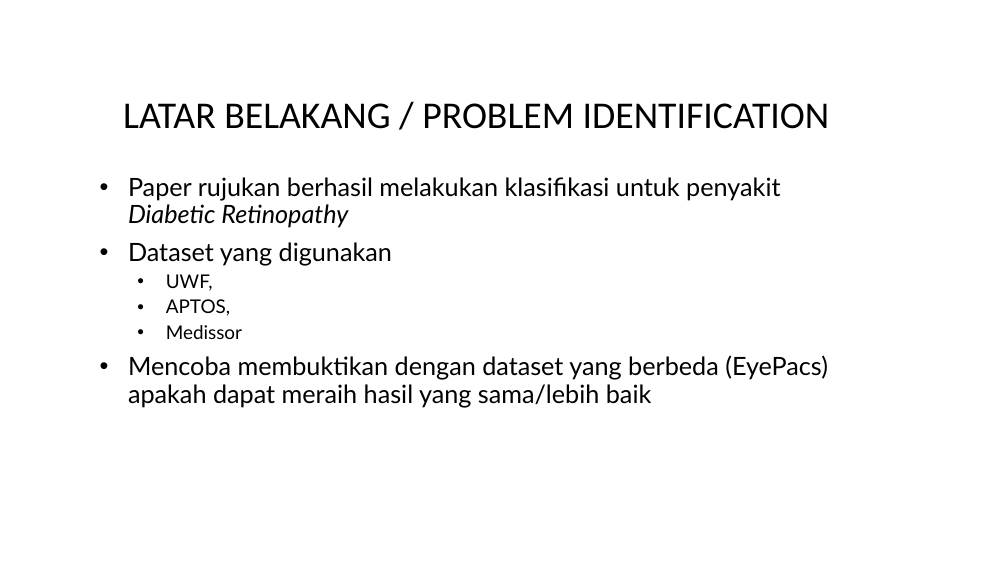
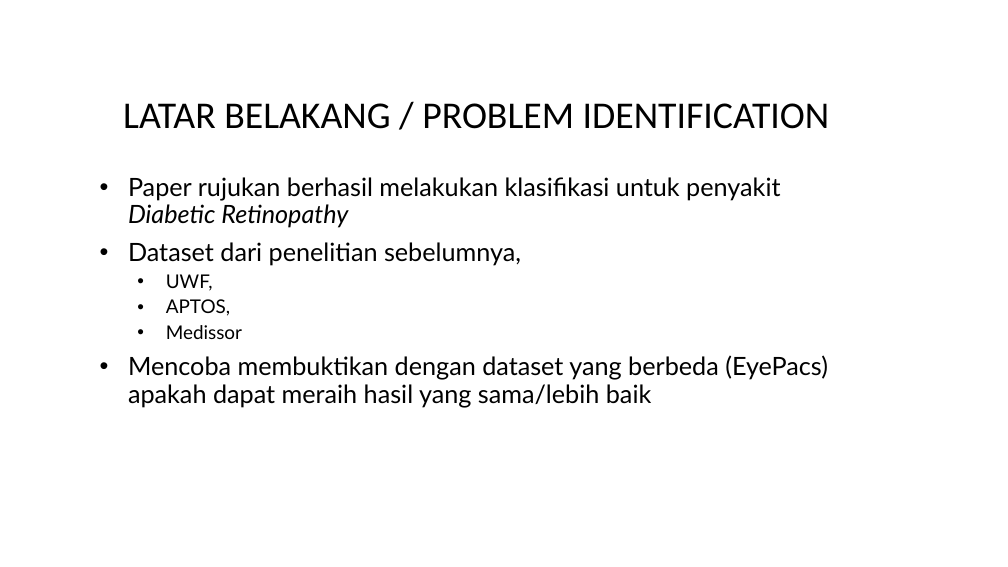
Before and after one commit to ruman1609/final_project_kecerdasan_komputasi, a slide deck: slide 3 of Report/FPv1.pptx. Drawn at 1008x567 pixels with LibreOffice and Linux fonts; fonts in the diff are those of the drawing; background and template pictures are left out. Boxes give left, top, right and bottom in pixels: in the first picture for what was removed or moved away, otherwise in the second. Text is boxed around its words. In the diff, an @@ line names an element or a change of style, - is before the commit and + after.

```diff
--- a/Report/FPv1.pptx
+++ b/Report/FPv1.pptx
@@ text at (128, 242, 521, 265): text changed @@
-• Dataset yang digunakan
+• Dataset dari penelitian sebelumnya,
```
Also in this commit, not shown: 6 other slides changed, 1 other file.
